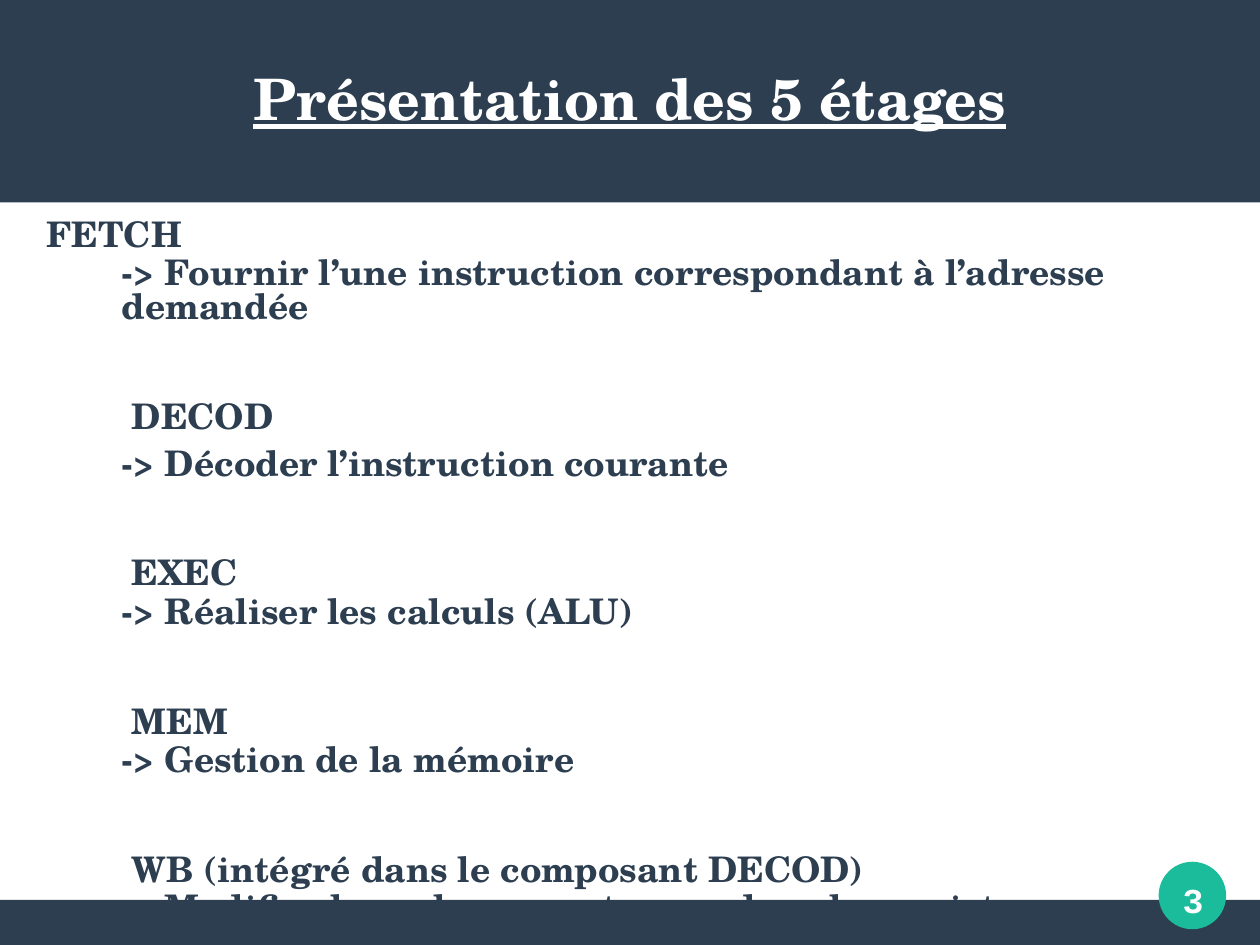
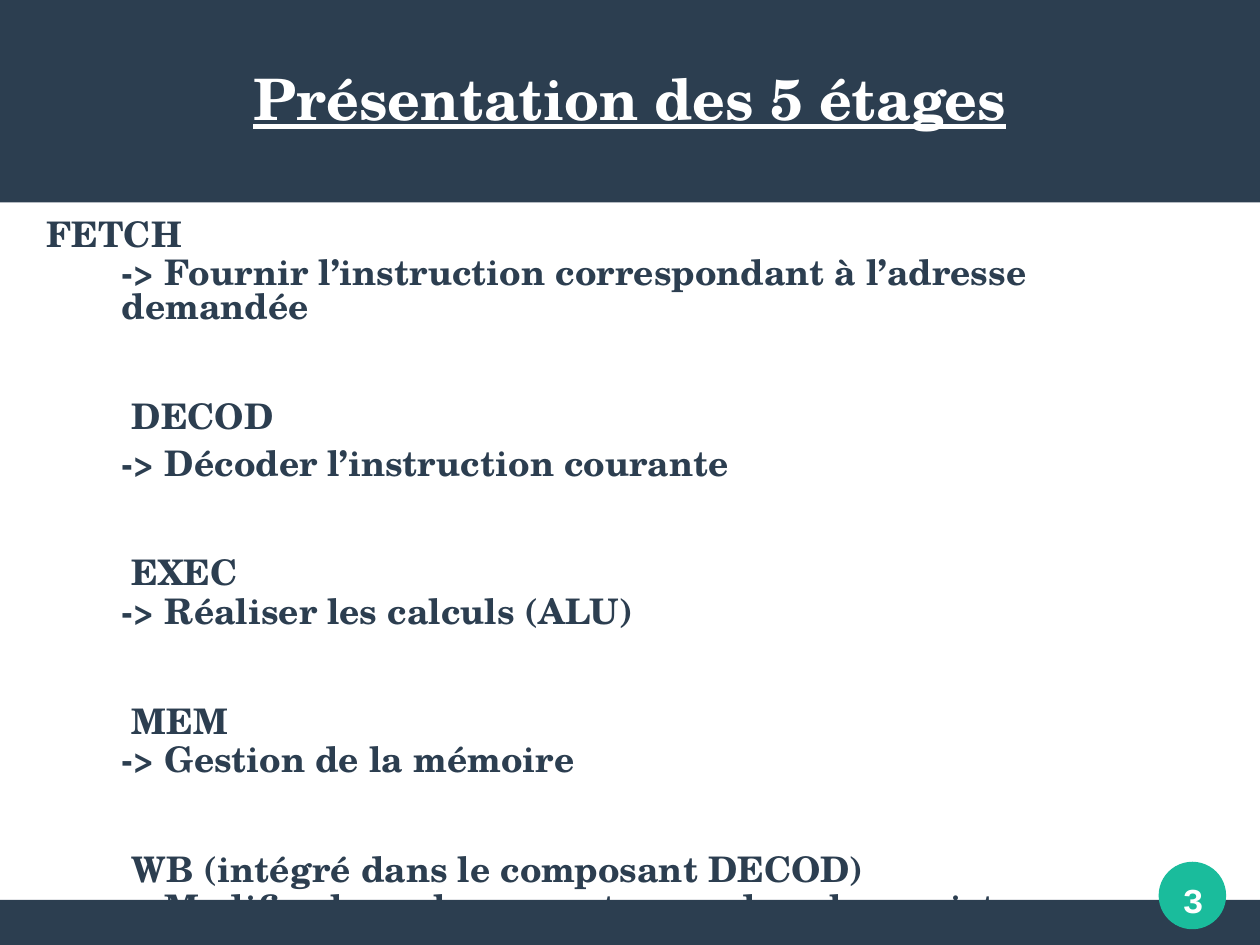
Before and after one commit to maximouth/VHDL, a slide deck: slide 3 of presentation1.odp. Drawn at 1260x945 pixels with LibreOffice and Linux fonts; fonts in the diff are those of the drawing. Boxes give left, top, right and bottom in pixels: in the first picture for what was removed or moved away, otherwise in the second. Text is boxed around its words. In the diff, an @@ line names an element or a change of style, - is before the commit and + after.

```diff
--- a/presentation1.odp
+++ b/presentation1.odp
@@ text at box(122, 259, 1027, 320): text changed @@
-  -> Fournir l’une instruction correspondant à l’adresse demandée
+  -> Fournir l’instruction correspondant à l’adresse demandée
```
Also in this commit, not shown: 3 other slides changed, 1 slide added, 1 slide removed, 5 other files.
